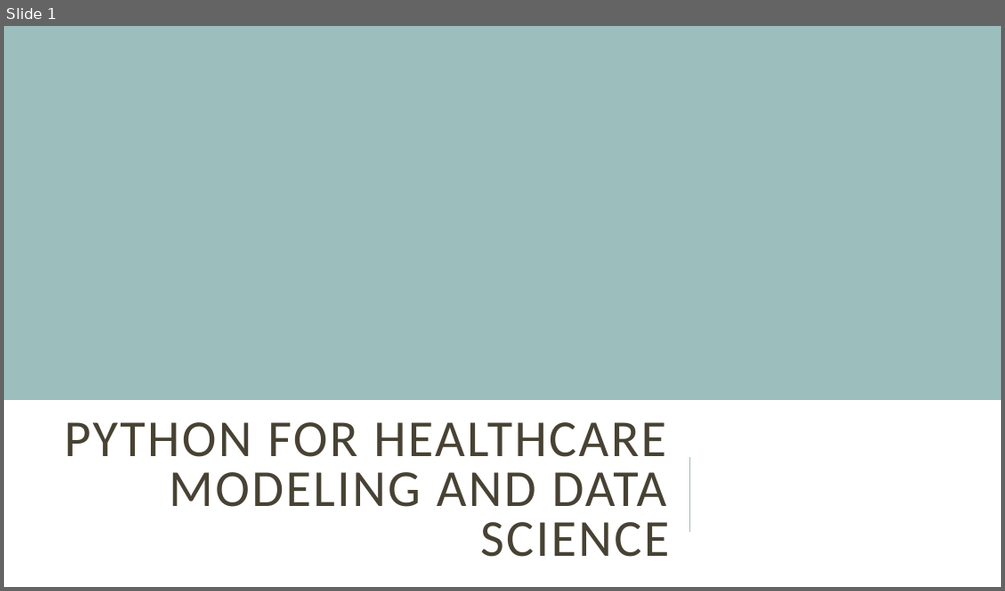
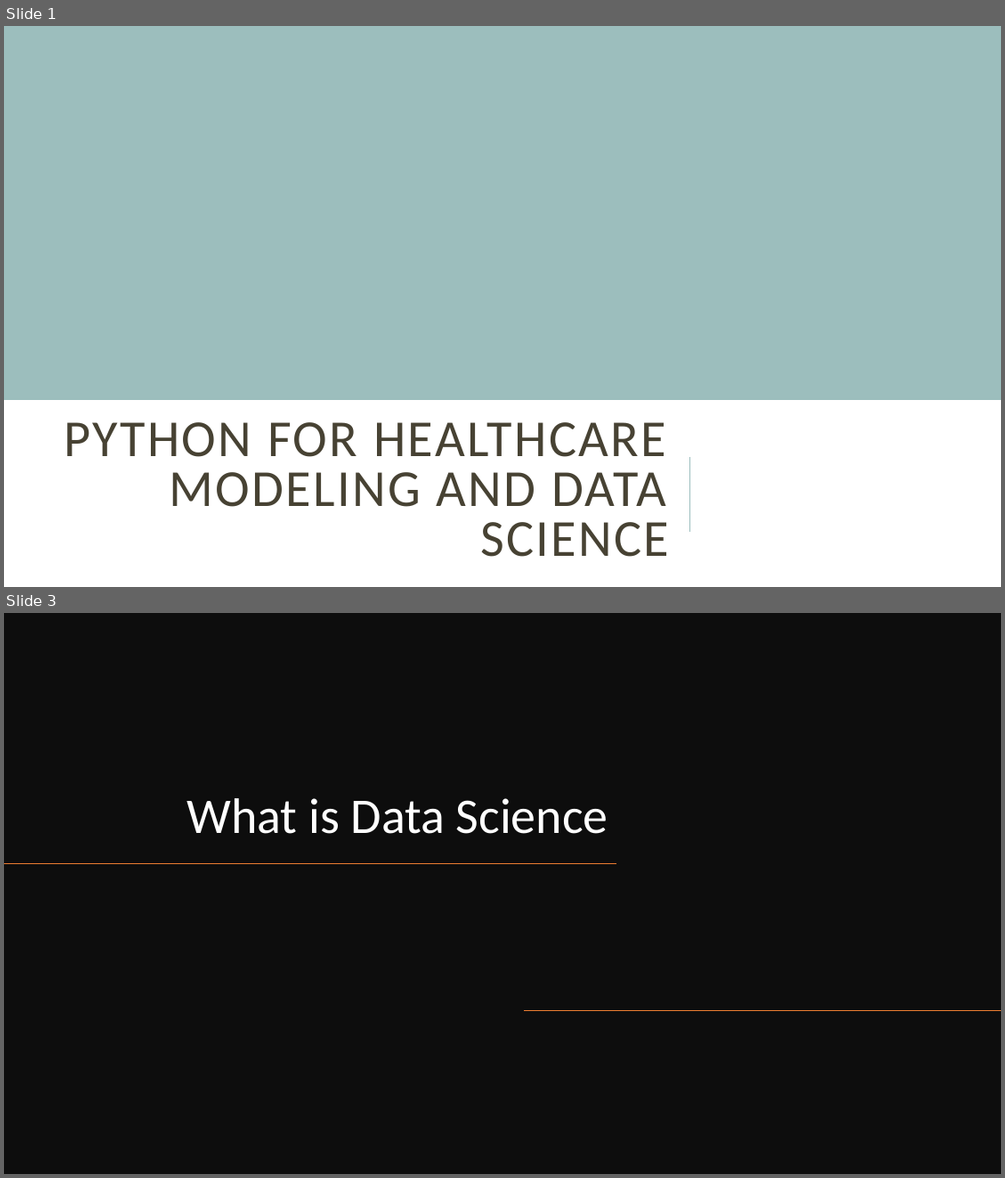
Before and after one commit to ammarmans1995/Python-For-healthcare-and-data, a slide deck: Slides/Module 4.pptx. Shown one above the other, each under a label of ours: slide 1 before the commit, slides 1 and 3 after it; the slides between them are not shown. The pictures are 1005x591 and 1005x1178 pixels, drawn with LibreOffice and Linux fonts; fonts in the diff are those of the drawing. Boxes give left, top, right and bottom in pixels: in the first picture for what was removed or moved away, otherwise in the second. Text is boxed around its words. In the diff, an @@ line names an element or a change of style, - is before the commit and + after.

```diff
--- a/Slides/Module 4.pptx
+++ b/Slides/Module 4.pptx
@@ slide 3 added at (4, 613, 1001, 1174), background #FFFFFF @@
@@ rectangle added at (4, 613, 1001, 1174), fill #0D0D0D @@
@@ title added at (187, 798, 608, 834), 48 pt, text #FFFFFF @@
+What is Data Science
@@ line added from (616, 864) to (4, 864), #ED7D31 1 pt @@
@@ line added from (1001, 1010) to (525, 1010), #ED7D31 1 pt @@
```
Also in this commit, not shown: 6 other slides added, 14 other files.
